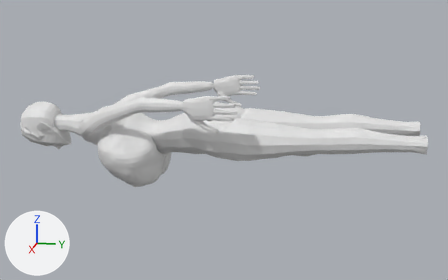
The OBJ model art/bust_review/bust_M.obj, before and after one commit.
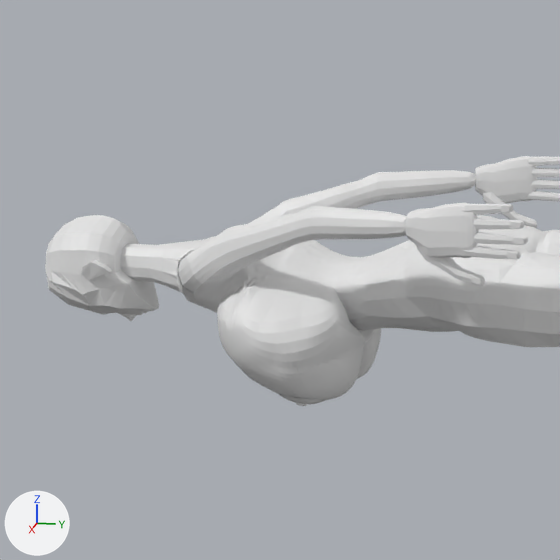
Each version is shown whole from a 50 mm lens placed at (2.172, -0.362, 0.513), pointed at (-0.012, -0.798, -0.033), then close up on the part from 0% to 56% of the width and 2% to 92% of the height. Every picture has the same lights, and +X, +Y and +Z are marked at lower left. The last two pictures show the newer version. Where no turn or scale is listed for an object, it has been applied to the vertices. Vertices at exactly the same position are counted once.

The first close-up shows 'Female_Body_1', 'Female_Body_2', 'Female_Body_22', 'Female_Body_31', 'Female_Body_4', 'Female_Body_5' and 2 more.
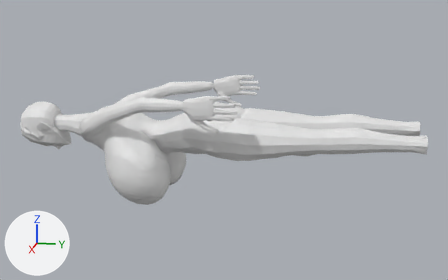
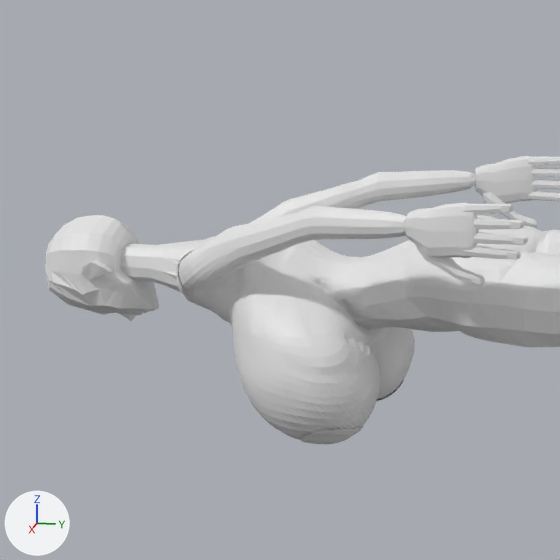
Location of each change, [x1, y1, x2, y2] in pixels of the close-ups (560 x 560 px; the box of a moved part takes in the faces that stretch with it):
```json
{"object": "Female_Body_31", "change": "reshaped", "before": [175, 215, 560, 400], "after": [176, 215, 560, 440]}
{"object": "Female_Body_22", "change": "reshaped", "before": [280, 395, 325, 406], "after": [301, 380, 404, 444]}
{"object": "Female_Body_2", "change": "reshaped", "before": [228, 274, 375, 341], "after": [226, 270, 383, 352], "on screen": "7% wider, 22% taller"}
{"part": 2, "of": "me_female_body_22", "change": "moved or reshaped", "before": [280, 395, 325, 406], "after": [301, 426, 364, 444]}
{"part": 3, "of": "me_female_body_22", "change": "moved or reshaped", "after": [376, 380, 404, 402], "on screen": "not visible before"}
{"part": 4, "of": "me_female_body_31", "change": "moved or reshaped", "before": [178, 254, 419, 400], "after": [178, 253, 419, 440]}
```

Scene script edits in JSON lines:
```json
{"block": "me_female_body_2", "where": "# used by ob_female_body_2; location = (0.0, 0.0, 0.0)"}
{"op": "remove", "block": "me_female_body_2", "code": "me_female_body_2.from_pydata(...)  # 7502 vertices, 14836 faces; spans x -0.206..0.206, y -1.25..-1.015, z -0.197..0.076"}
{"op": "add", "block": "me_female_body_2", "code": "me_female_body_2.from_pydata(...)  # 7502 vertices, 14836 faces; spans x -0.203..0.203, y -1.247..-0.975, z -0.252..0.076"}
{"block": "me_female_body_2", "change": "me_female_body_2 part 1: 6788 of 7502 vertices moved; they spanned x -0.206..0.206, y -1.25..-1.015, z -0.197..0.072 and now span x -0.203..0.203, y -1.247..-0.975, z -0.252..0.072; mean shift (0.0, 0.009, -0.009); largest move (0.117, -1.115, -0.181) -> (0.135, -1.045, -0.242)"}
{"block": "me_female_body_22", "where": "# used by ob_female_body_22; location = (0.0, 0.0, 0.0)"}
{"op": "remove", "block": "me_female_body_22", "code": "me_female_body_22.from_pydata(...)  # 482 vertices, 912 faces; spans x -0.156..0.156, y -1.135..-1.066, z -0.198..-0.166"}
{"op": "add", "block": "me_female_body_22", "code": "me_female_body_22.from_pydata(...)  # 482 vertices, 912 faces; spans x -0.181..0.181, y -1.093..-0.996, z -0.257..-0.208"}
{"block": "me_female_body_22", "change": "me_female_body_22 part 2: 241 of 482 vertices moved; they spanned x 0.076..0.156, y -1.135..-1.066, z -0.198..-0.166 and now span x 0.072..0.181, y -1.093..-0.996, z -0.257..-0.208; mean shift (0.014, 0.072, -0.05); largest move (0.113, -1.117, -0.188) -> (0.129, -1.047, -0.252)"}
{"block": "me_female_body_22", "change": "me_female_body_22 part 3: 241 of 482 vertices moved; they spanned x -0.156..-0.076, y -1.135..-1.066, z -0.198..-0.166 and now span x -0.181..-0.072, y -1.093..-0.996, z -0.257..-0.209; mean shift (-0.014, 0.072, -0.05); largest move (-0.113, -1.117, -0.188) -> (-0.129, -1.047, -0.252)"}
{"block": "me_female_body_31", "where": "# used by ob_female_body_31; location = (0.0, 0.0, 0.0)"}
{"op": "remove", "block": "me_female_body_31", "code": "me_female_body_31.from_pydata(...)  # 10908 vertices, 21738 faces; spans x -0.209..0.209, y -1.335..-0.582, z -0.199..0.098"}
{"op": "add", "block": "me_female_body_31", "code": "me_female_body_31.from_pydata(...)  # 10908 vertices, 21738 faces; spans x -0.206..0.206, y -1.335..-0.582, z -0.254..0.098"}
{"block": "me_female_body_31", "change": "me_female_body_31 part 4: 7486 of 10908 vertices moved; they spanned x -0.209..0.209, y -1.33..-0.906, z -0.199..0.073 and now span x -0.206..0.206, y -1.33..-0.905, z -0.254..0.072; mean shift (0.0, 0.008, -0.008); largest move (0.118, -1.109, -0.184) -> (0.135, -1.036, -0.243)"}
```
